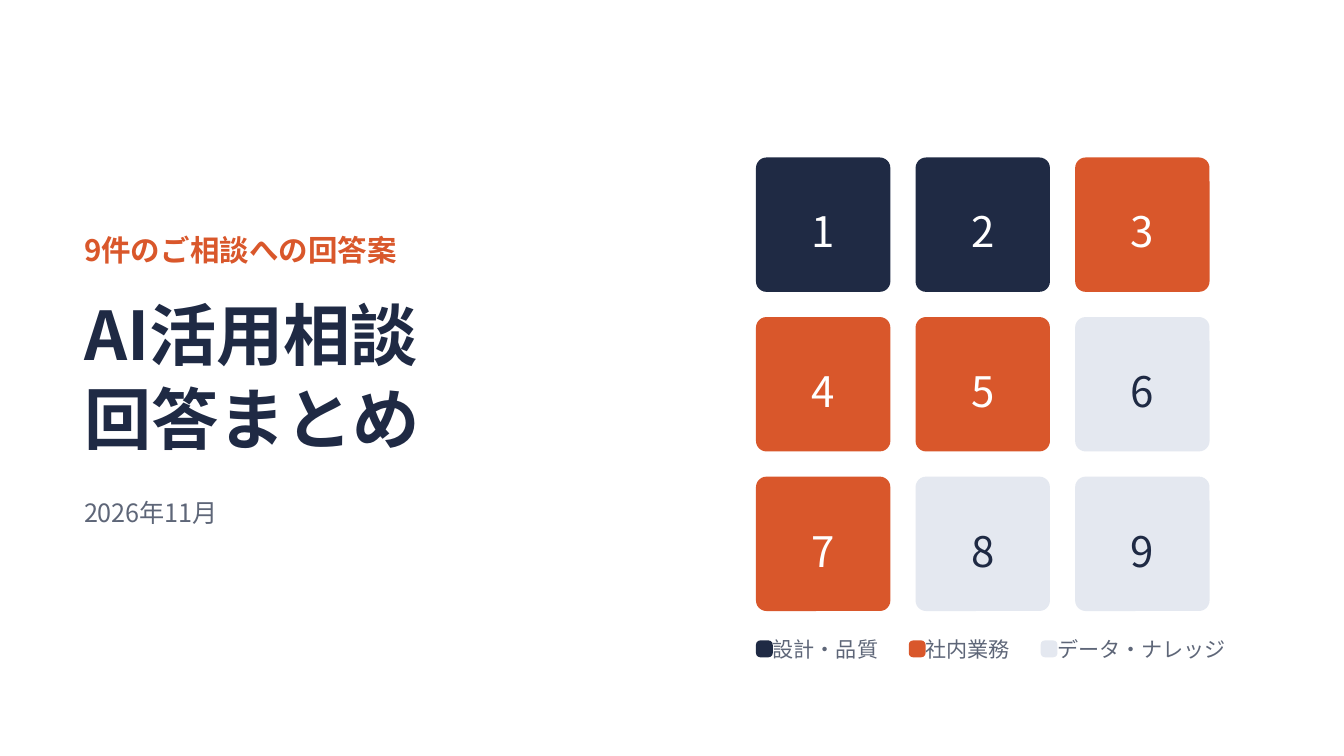
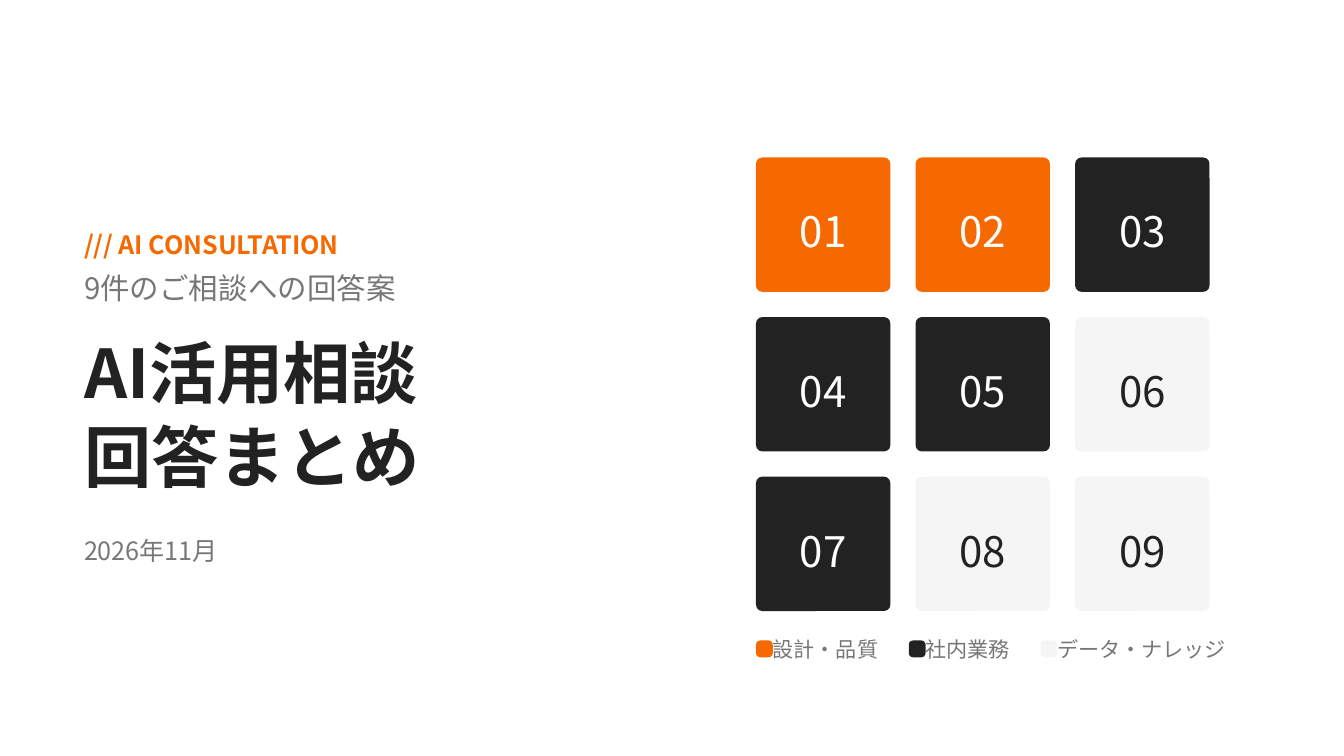
Before and after one commit to yoshiy-dev/yoshiy-dev, a slide deck: slide 1 of outputs/AI活用相談_回答まとめ.pptx. Drawn at 1344x756 pixels with LibreOffice and Linux fonts; fonts in the diff are those of the drawing. Boxes give left, top, right and bottom in pixels: in the first picture for what was removed or moved away, otherwise in the second. Text is boxed around its words. In the diff, an @@ line names an element or a change of style, - is before the commit and + after.

```diff
--- a/outputs/AI活用相談_回答まとめ.pptx
+++ b/outputs/AI活用相談_回答まとめ.pptx
@@ rounded rectangle at (755, 157, 890, 292): fill #1F2A44 to #F66901; proportions changed @@
@@ rounded rectangle at (915, 157, 1050, 292): fill #1F2A44 to #F66901; proportions changed @@
@@ text added at (119, 235, 339, 255), 13.5 pt, text #F66901, bold @@
+/// AI CONSULTATION
@@ text at (800, 215, 847, 248): text changed @@
-2
+01
@@ text removed at (811, 216, 834, 247) @@
-1
@@ text at (959, 215, 1006, 248): text changed @@
-3
+02
@@ text added at (1119, 215, 1166, 248), 22.5 pt, text #FFFFFF @@
+03
@@ text "9件のご相談への回答案": place and size @@
-text "9件のご相談への回答案" at (84, 235, 397, 264)
+text "9件のご相談への回答案" at (84, 274, 396, 302)
@@ text "9件のご相談への回答案" at (84, 274, 396, 302): text colour #D9572B to #777777, bold off @@
@@ text "AI活用相談": place and size @@
-text "AI活用相談" at (84, 303, 420, 450)
+text "AI活用相談" at (84, 341, 420, 488)
@@ text "AI活用相談" at (84, 341, 420, 488): text colour #1F2A44 to #222222 @@
@@ text at (800, 375, 847, 408): text changed @@
-5
+04
@@ text removed at (811, 376, 834, 407) @@
-4
@@ text at (959, 375, 1006, 408): text changed; text colour #1F2A44 to #FFFFFF @@
-6
+05
@@ text added at (1119, 375, 1166, 408), 22.5 pt, text #222222 @@
+06
@@ fill #D9572B to #222222; proportions changed in 4 elements at (1075, 157, 1210, 292), (755, 317, 890, 452), (915, 317, 1050, 452), (755, 477, 890, 612) @@
@@ fill #E4E8F0 to #F5F5F5; proportions changed in 3 elements at (1075, 317, 1210, 452), (915, 477, 1050, 612), (1075, 477, 1210, 612) @@
@@ text colour #5E6678 to #777777 in 4 elements at (773, 639, 878, 659), (926, 639, 1010, 659), (1057, 639, 1226, 659), (84, 539, 218, 562) @@
@@ text "2026年11月": place and size @@
-text "2026年11月" at (84, 501, 218, 524)
+text "2026年11月" at (84, 539, 218, 562)
@@ text at (800, 535, 847, 568): text changed; text colour #1F2A44 to #FFFFFF @@
-8
+07
@@ text removed at (811, 536, 834, 567) @@
-7
@@ text at (959, 535, 1006, 568): text changed; text colour #1F2A44 to #222222 @@
-9
+08
@@ text added at (1119, 535, 1166, 568), 22.5 pt, text #222222 @@
+09
@@ rounded rectangle at (755, 641, 771, 657): fill #1F2A44 to #F66901 @@
@@ rounded rectangle at (909, 641, 925, 657): fill #D9572B to #222222 @@
@@ rounded rectangle at (1040, 641, 1056, 657): fill #E4E8F0 to #F5F5F5 @@
```
Also in this commit, not shown: 11 other slides changed, 1 other file.
